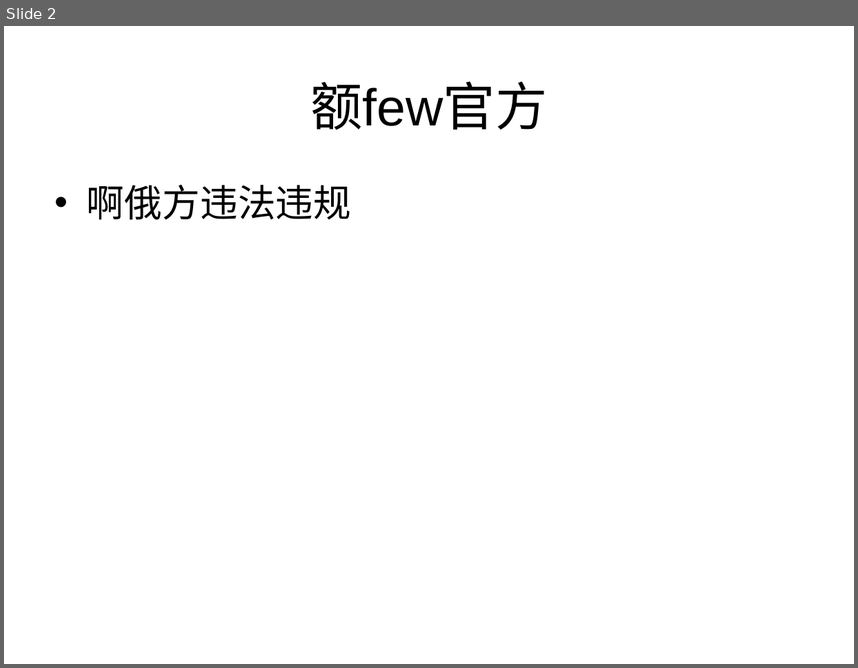
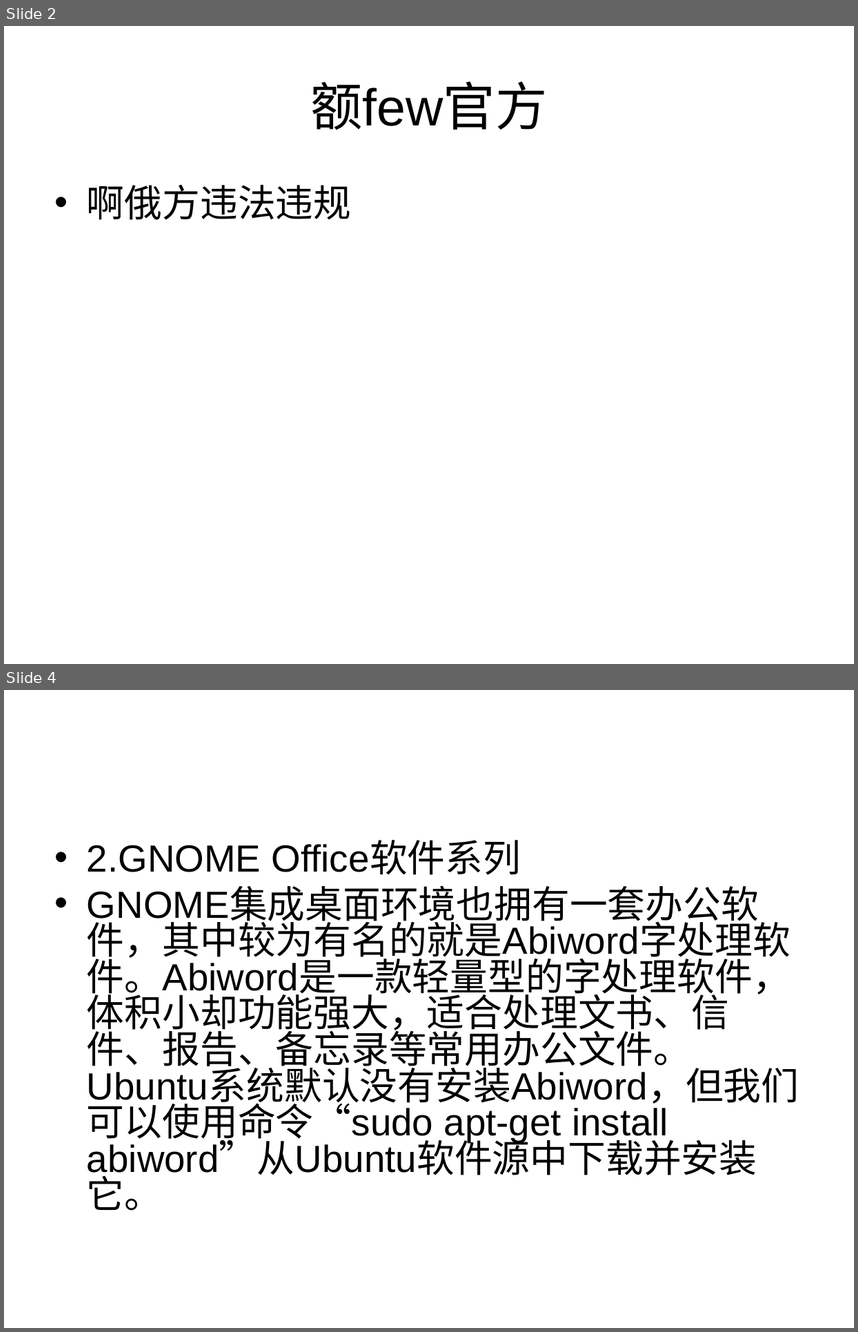
Before and after one commit to lyenking/php_modren, a slide deck: word/mytest.ppt. Shown one above the other, each under a label of ours: slide 2 before the commit, slides 2 and 4 after it; the slides between them are not shown. The pictures are 858x668 and 858x1332 pixels, drawn with LibreOffice and Linux fonts; fonts in the diff are those of the drawing. Boxes give left, top, right and bottom in pixels: in the first picture for what was removed or moved away, otherwise in the second. Text is boxed around its words. In the diff, an @@ line names an element or a change of style, - is before the commit and + after.

```diff
--- a/word/mytest.ppt
+++ b/word/mytest.ppt
@@ slide 4 added at [4, 690, 854, 1328], background #FFFFFF @@
@@ text added at [87, 842, 800, 1210], 32 pt, text #000000 @@
+• 2.GNOME Office软件系列
+• GNOME集成桌面环境也拥有一套办公软件，其中较为有名的就是Abiword字处理软件。Abiword是一款轻量型的字处理软件，体积小却功能强大，适合处理文书、信件、报告、备忘录等常用办公文件。Ubuntu系统默认没有安装Abiword，但我们可以使用命令“sudo apt-get install abiword”从Ubuntu软件源中下载并安装它。
```
Also in this commit, not shown: 2 slides changed, 15 other files.
